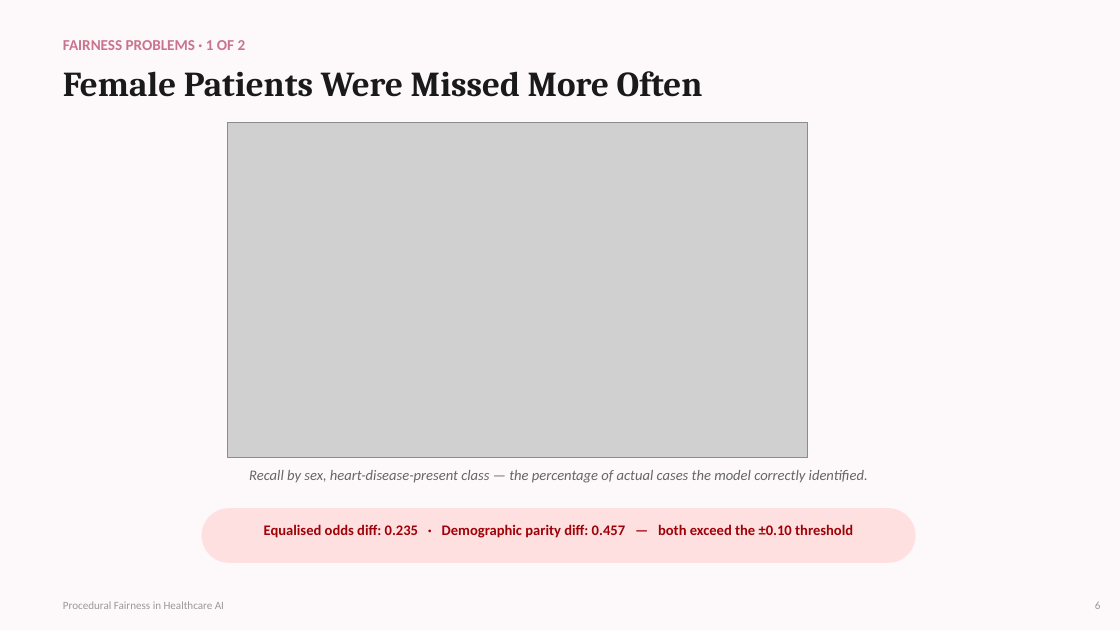
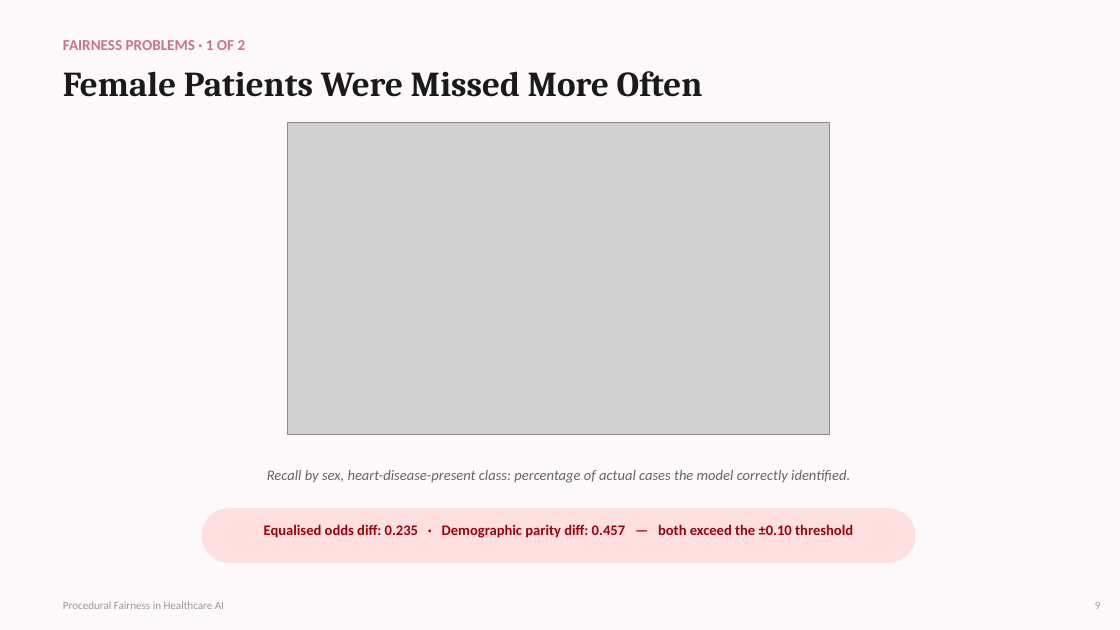
Before and after one commit to Kscarce/fairness-dashboard, a slide deck: slide 10 of dissertation_defense_presentation.pptx. Drawn at 1120x630 pixels with LibreOffice and Linux fonts; fonts in the diff are those of the drawing; grey boxes stand for pictures. Boxes give left, top, right and bottom in pixels: in the first picture for what was removed or moved away, otherwise in the second. Text is boxed around its words. In the diff, an @@ line names an element or a change of style, - is before the commit and + after.

```diff
--- a/dissertation_defense_presentation.pptx
+++ b/dissertation_defense_presentation.pptx
@@ picture: place and size @@
-picture at (228,123,808,458)
+picture at (288,122,830,435)
@@ text at (267,470,850,483): text changed @@
-Recall by sex, heart-disease-present class — the percentage of actual cases the model correctly identified.
+Recall by sex, heart-disease-present class: percentage of actual cases the model correctly identified.
```
Also in this commit, not shown: 14 other slides changed, 1 slide added, 1 slide removed, 2 other files.
